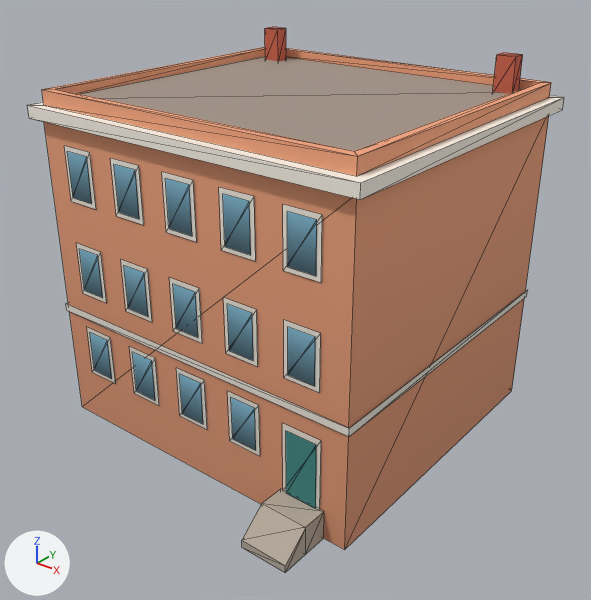
Two versions of the glTF model newcity/art/kit/tremont_e2_far.glb, one commit apart.
The view is the same before and after, from a camera (50 mm lens) standing at (17.0, -21.5, 17.6) and looking at (0.7, -1.2, 5.0). Lighting does not change. The marker at lower left points along +X, +Y and +Z. The picture after the commit comes second. Mesh edges are drawn as thin lines. Vertices at exactly the same position are counted once.

The first picture shows 'tremont_e2_far'.
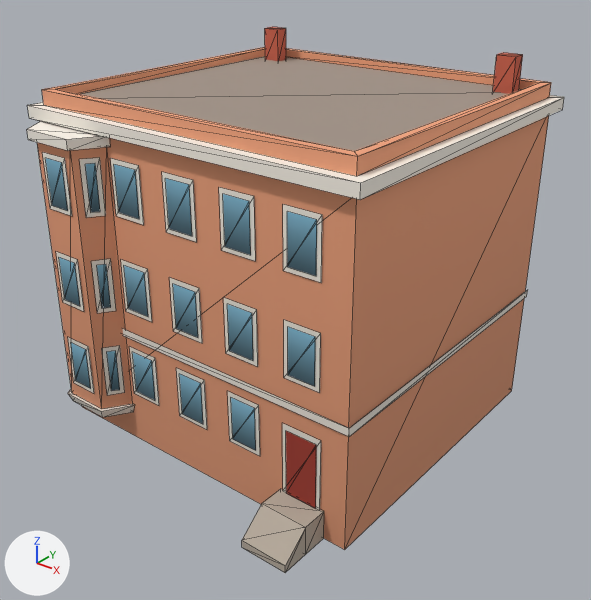
Edits to the bpy script that builds the scene:
```text
Change me_tremont_e2_far:
    used by ob_tremont_e2_far; location = (0.0, 0.0, 0.0)
    remove me_tremont_e2_far.from_pydata(...)  # 192 vertices, 146 faces; spans x -6.57..6.57, y -7.61..6.07, z 0.0..13.09
    add me_tremont_e2_far.from_pydata(...)  # 264 vertices, 198 faces; spans x -6.57..6.57, y -7.61..6.07, z 0.0..13.09
    me_tremont_e2_far part 1: 6 loose pieces with 24 vertices, spanning x -5.25..-3.95, y -5.81..-5.79, z 1.95..10.5, are deleted
    me_tremont_e2_far part 2
    60 vertices are added at x -6.25..-2.95, y -6.85..-5.73, z 1.05..11.2
    18 new vertices lie (0.0, 0.0, 1.9) away from vertices in x -5.95..-3.25, y -6.69..-5.96, z 1.95..8.6
    18 new vertices lie (0.0, 0.0, 1.58) away from vertices in x -5.88..-3.32, y -6.71..-6.11, z 2.11..8.76
    64 new faces join them
    me_tremont_e2_far part 3: 16 kept faces spanning x -2.79..5.18, y -5.81, z 1.05..10.34 get new texture (UV) coordinates
```

Boxes (x1, y1, x2, y2) around the edits, measured in the pictures (591 x 600 px):
part 1 of me_tremont_e2_far, deleted: before (64, 146, 116, 384)
part 2 of me_tremont_e2_far, added: after (27, 121, 134, 417)
part 3 of me_tremont_e2_far, surface changed (cyan to red): (114, 166, 316, 509) in both
